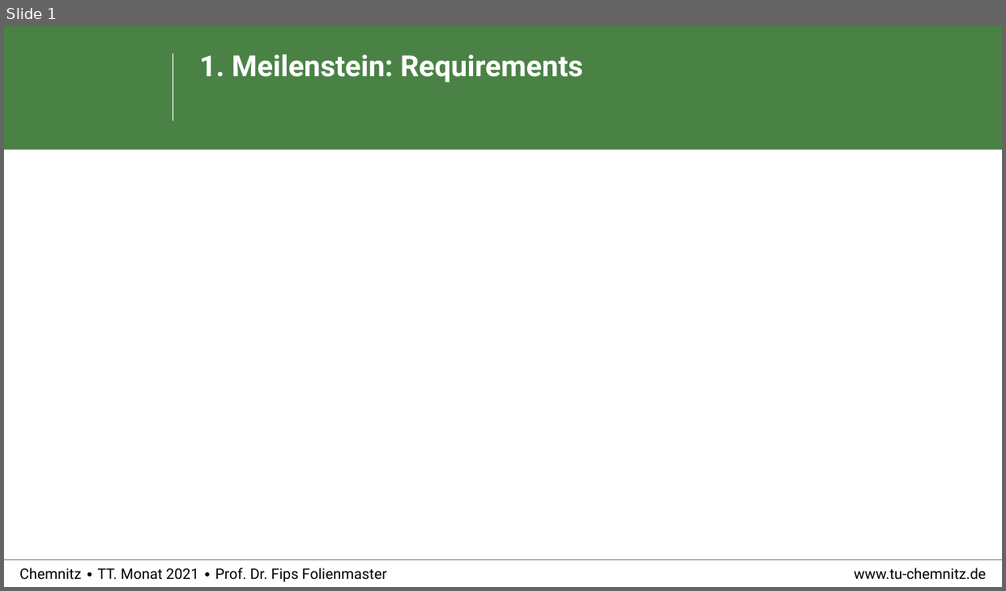
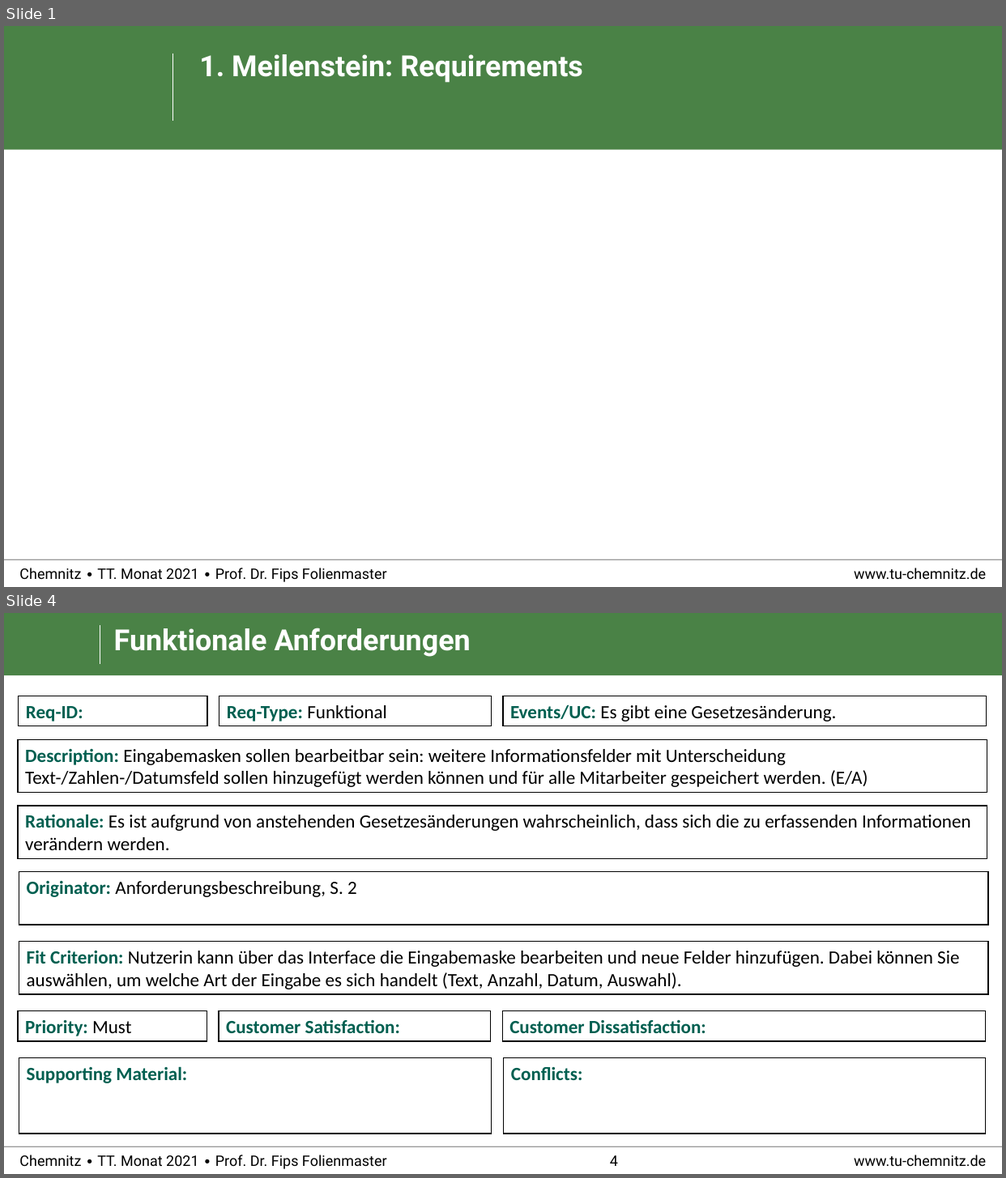
Before and after one commit to RealBiggerBo/Softwaretechnik, a slide deck: SnowCards_Requirements.pptx. Shown one above the other, each under a label of ours: slide 1 before the commit, slides 1 and 4 after it; the slides between them are not shown. The pictures are 1006x591 and 1006x1178 pixels, drawn with LibreOffice and Linux fonts; fonts in the diff are those of the drawing; background and template pictures are left out. Boxes give left, top, right and bottom in pixels: in the first picture for what was removed or moved away, otherwise in the second. Text is boxed around its words. In the diff, an @@ line names an element or a change of style, - is before the commit and + after.

```diff
--- a/SnowCards_Requirements.pptx
+++ b/SnowCards_Requirements.pptx
@@ slide 4 added at (4, 613, 1002, 1174), background #FFFFFF; not listed: 3 template elements that a slide beside it also shows @@
@@ rectangle added at (4, 613, 1002, 676), fill #4A8246 @@
@@ line added from (100, 626) to (100, 664), #FFFFFF 0.5 pt @@
@@ title added at (114, 628, 471, 657), 28 pt, text #FFFFFF, bold @@
+Funktionale Anforderungen
@@ rectangle added at (19, 696, 207, 726), fill #FFFFFF, outline #000000 1 pt, 18 pt, text #005F50, bold @@
+Req-ID:
@@ rectangle added at (219, 696, 492, 726), fill #FFFFFF, outline #000000 1 pt, 18 pt, text #000000 @@
+Req-Type: Funktional
@@ rectangle added at (503, 696, 987, 726), fill #FFFFFF, outline #000000 1 pt, 18 pt, text #000000 @@
+Events/UC: Es gibt eine Gesetzesänderung.
@@ group added at (18, 739, 988, 995): 4 rectangles @@
+Description: Eingabemasken sollen bearbeitbar sein: weitere Informationsfelder mit Unterscheidung Text-/Zahlen-/Datumsfeld sollen hinzugefügt werden können und für alle Mitarbeiter gespeichert werden. (E/A)
+Rationale: Es ist aufgrund von anstehenden Gesetzesänderungen wahrscheinlich, dass sich die zu erfassenden Informationen verändern werden.
+Originator: Anforderungsbeschreibung, S. 2
+Fit Criterion: Nutzerin kann über das Interface die Eingabemaske bearbeiten und neue Felder hinzufügen. Dabei können Sie auswählen, um welche Art der Eingabe es sich handelt (Text, Anzahl, Datum, Auswahl).
@@ rectangle added at (18, 1012, 206, 1041), fill #FFFFFF, outline #000000 1 pt, 18 pt, text #005F50, bold @@
+Priority: Must
@@ rectangle added at (219, 1012, 491, 1041), fill #FFFFFF, outline #000000 1 pt, 18 pt, text #005F50, bold @@
+Customer Satisfaction:
@@ rectangle added at (503, 1012, 987, 1041), fill #FFFFFF, outline #000000 1 pt, 18 pt, text #005F50, bold @@
+Customer Dissatisfaction:
@@ rectangle added at (19, 1059, 492, 1134), fill #FFFFFF, outline #000000 1 pt, 18 pt, text #005F50, bold @@
+Supporting Material:
@@ rectangle added at (504, 1059, 987, 1134), fill #FFFFFF, outline #000000 1 pt, 18 pt, text #005F50, bold @@
+Conflicts:
@@ page number added at (610, 1156, 618, 1166), 14 pt, text #000000 @@
+4
```
Also in this commit, not shown: 1 slide changed, 14 other slides added.
